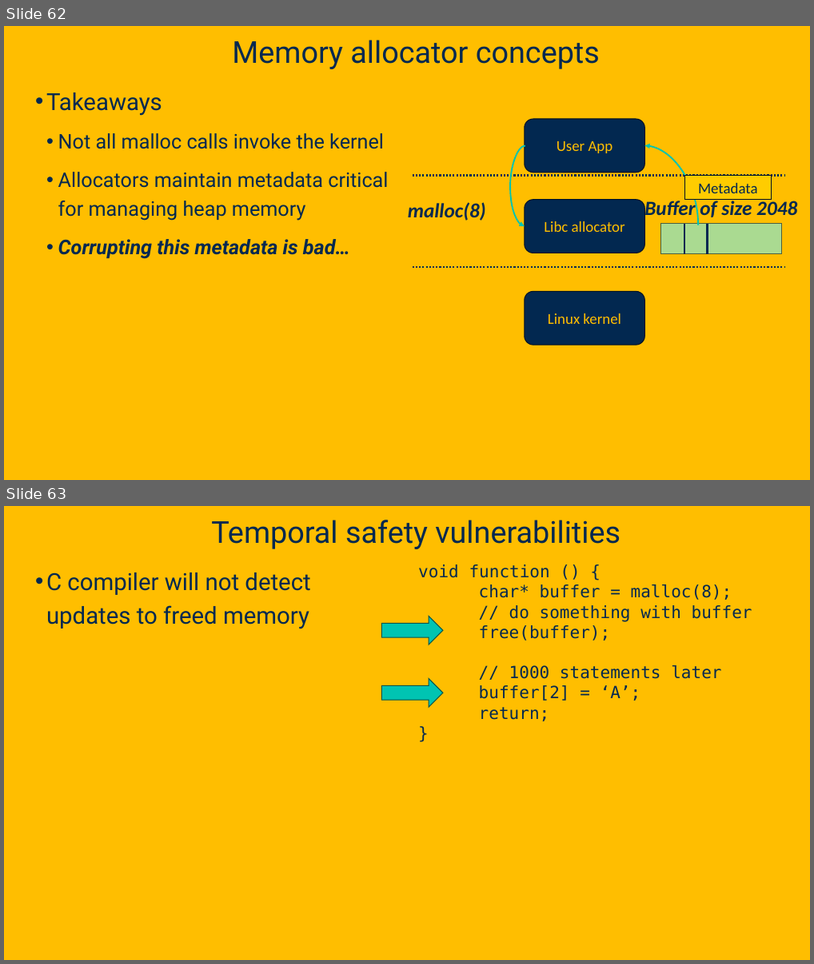
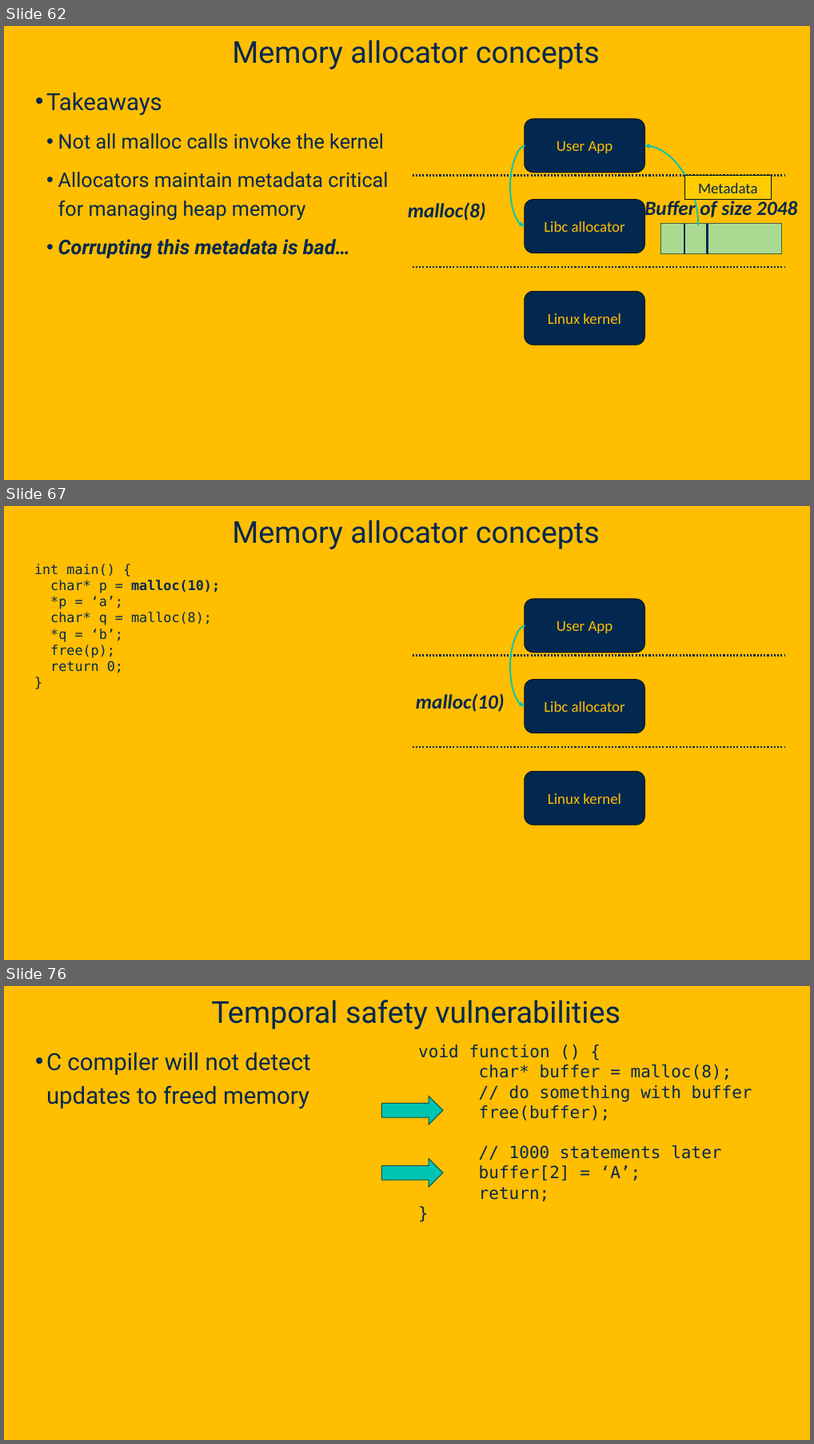
Before and after one commit to davsec-teaching/ecs160-f25, a slide deck: slides/9_software_security.pptx. Shown one above the other, each under a label of ours: slides 62 and 63 before the commit, slides 62, 67 and 76 after it; the slides between them are not shown. The pictures are 814x964 and 814x1444 pixels, drawn with LibreOffice and Linux fonts; fonts in the diff are those of the drawing; background and template pictures are left out. Boxes give left, top, right and bottom in pixels: in the first picture for what was removed or moved away, otherwise in the second. Text is boxed around its words. In the diff, an @@ line names an element or a change of style, - is before the commit and + after.

```diff
--- a/slides/9_software_security.pptx
+++ b/slides/9_software_security.pptx
@@ slide 67 added at (x1=4, y1=506, x2=810, y2=960), background picture (left out) @@
@@ title added at (x1=232, y1=520, x2=600, y2=549), 36 pt, text #022850 @@
+Memory allocator concepts
@@ text added at (x1=34, y1=564, x2=220, y2=673), 16 pt, text #022850 @@
+int main() {
+char* p = malloc(10);
+*p = ‘a’;
+char* q = malloc(8);
+*q = ‘b’;
+free(p);
+return 0;
+}
@@ rounded rectangle added at (x1=525, y1=599, x2=646, y2=652), fill #022850, outline #011223 1 pt, 18 pt, text #FFBE00 @@
+User App
@@ curved arrow added from (526, 626) to (525, 706), #00C4B2 1.75 pt @@
@@ line added from (412, 656) to (786, 656), #022850 2 pt dashed @@
@@ text added at (x1=416, y1=693, x2=505, y2=712), 24 pt, text #022850, bold, italic @@
+malloc(10)
@@ rounded rectangle added at (x1=525, y1=680, x2=646, y2=733), fill #022850, outline #011223 1 pt, 18 pt, text #FFBE00 @@
+Libc allocator
@@ line added from (412, 747) to (786, 747), #022850 2 pt dashed @@
@@ rounded rectangle added at (x1=525, y1=771, x2=646, y2=824), fill #022850, outline #011223 1 pt, 18 pt, text #FFBE00 @@
+Linux kernel
@@ what was slide 63 is now slide 76 @@
```
Also in this commit, not shown: 6 slides changed, 23 other slides added, 3 slides removed.
